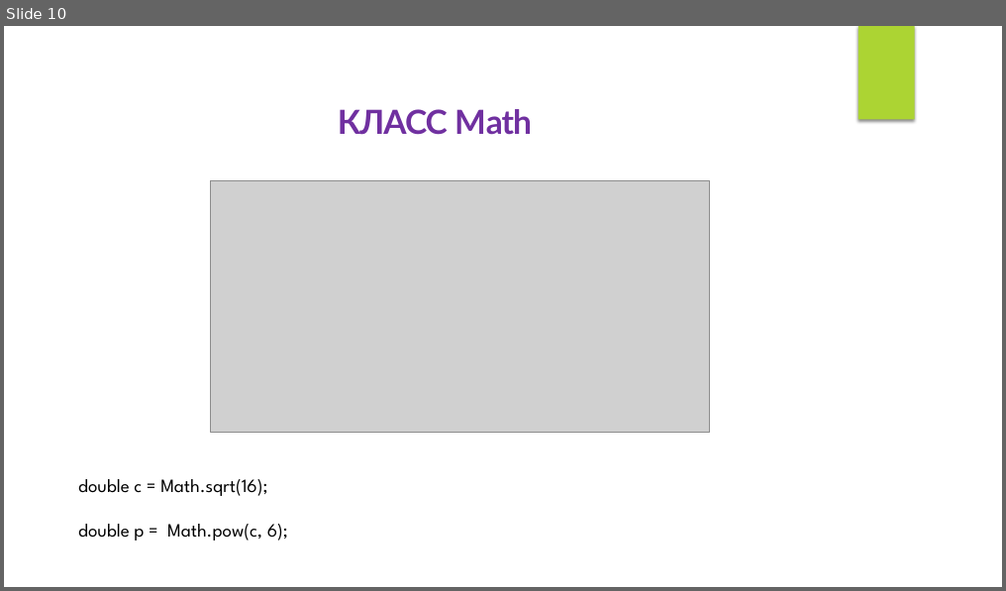
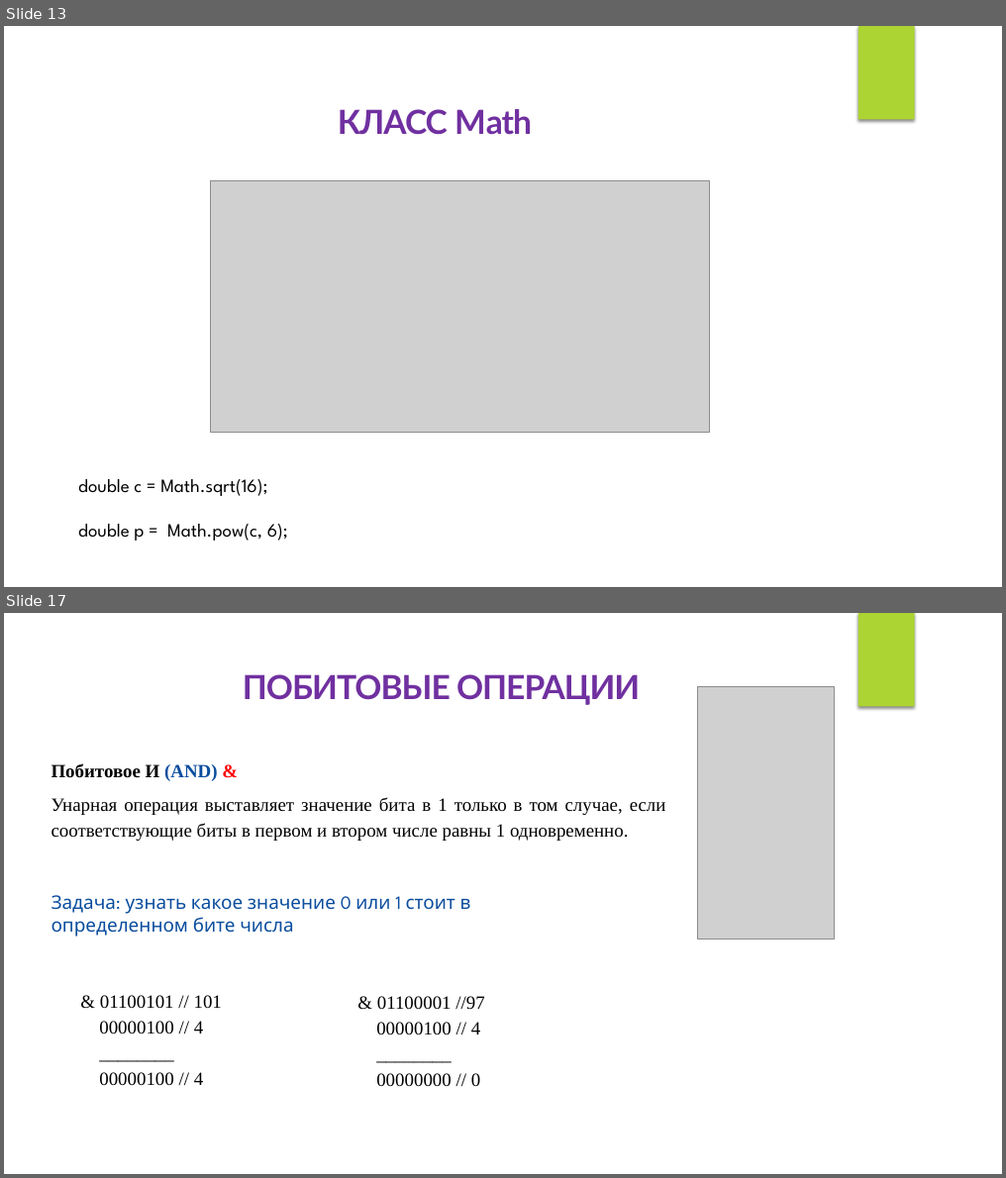
Before and after one commit to IriEfremova/LessonsCube, a slide deck: Samsung/Lesson3/Operation.pptx. Shown one above the other, each under a label of ours: slide 10 before the commit, slides 13 and 17 after it; the slides between them are not shown. The pictures are 1006x591 and 1006x1178 pixels, drawn with LibreOffice and Linux fonts; fonts in the diff are those of the drawing; grey boxes stand for pictures. Boxes give left, top, right and bottom in pixels: in the first picture for what was removed or moved away, otherwise in the second. Text is boxed around its words. In the diff, an @@ line names an element or a change of style, - is before the commit and + after.

```diff
--- a/Samsung/Lesson3/Operation.pptx
+++ b/Samsung/Lesson3/Operation.pptx
@@ slide 17 added at (x1=4, y1=613, x2=1002, y2=1174), background #FFFFFF; not listed: 1 template element that a slide beside it also shows @@
@@ text added at (x1=243, y1=674, x2=640, y2=705), 32 pt, text #7030A0, bold @@
+ПОБИТОВЫЕ ОПЕРАЦИИ
@@ picture added at (x1=698, y1=686, x2=834, y2=939) @@
@@ text added at (x1=52, y1=763, x2=666, y2=841), 18 pt, text #000000 @@
+Побитовое И (AND) &
+Унарная операция выставляет значение бита в 1 только в том случае, если соответствующие биты в первом и втором числе равны 1 одновременно.
@@ text added at (x1=52, y1=895, x2=471, y2=937), 18 pt, text #0A4D9E @@
+Задача: узнать какое значение 0 или 1 стоит в определенном бите числа
@@ text added at (x1=99, y1=995, x2=222, y2=1086), 18 pt, text #000000 @@
+& 01100101 // 101
+00000100 // 4
+________
+00000100 // 4
@@ text added at (x1=376, y1=996, x2=484, y2=1087), 18 pt, text #000000 @@
+& 01100001 //97
+00000100 // 4
+________
+00000000 // 0
@@ what was slide 10 is now slide 13 @@
```
Also in this commit, not shown: 1 slide changed, 15 other slides added, 12 slides removed, 1 other file.
